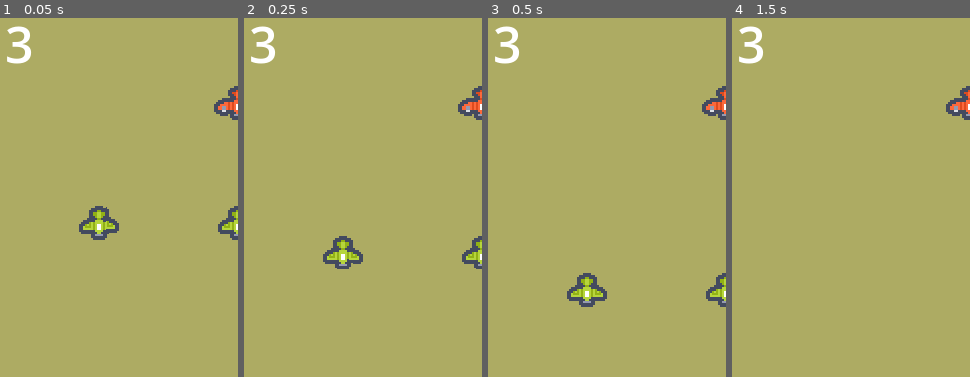
Above: before the commit, frames 1-4 (left to right).
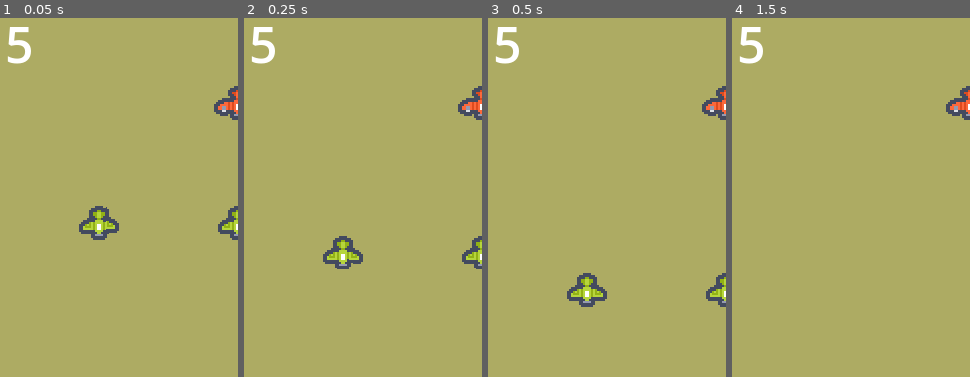
Above: after the commit, the same moments.

Repository: YuanSambo/Godot-ShootEmUp
Game: Godot game, scene res://world.tscn
Same seed, same stepped clock (60 frames per second), same inputs: the game is played once before the commit and once after it.
Inputs:
- Up to frame 1 (0.05 s): no input
- Up to frame 2 (0.25 s): no input
- Up to frame 3 (0.5 s): no input
- Up to frame 4 (1.5 s): hold D (right) 0.53-1.28 s; hold Space (fire) 0.53-1.28 s; hold S (down) from 1.28 s (still down); tap Space (fire) at 1.35 s
The pictures show only the part of the screen within x 0-50%, y 1-51%; the shares and areas given below are measured in that part.

The runs differ from the first frame. In frame 1, 0.3% of the frame differs, in the area x 2-14%, y 2-13%; in frame 2, 0.3%; in frame 3, 0.3%; in frame 4, 0.3%.

Commit message:
Initialize player health for health_ui

Diff:
--- a/world.gd
+++ b/world.gd
@@ -1,11 +1,16 @@
 extends Node
 
-@onready var health_ui = $CanvasLayer/HealthUI
+@export var player : Player
+@export var health_ui : Label
 
 func _ready():
 	# Set starting healthUI value
+	setup_ui()
 	Events.player_health_updated.connect(_update_health_ui)
 
+func setup_ui():
+	var player_health = player.health_component.health
+	_update_health_ui(player_health)
+
 func _update_health_ui(health : float ):
-	print("Health UI Updated")
 	health_ui.text = str(health)
--- a/world.tscn
+++ b/world.tscn
@@ -5,8 +5,10 @@
 [ext_resource type="PackedScene" uid="uid://w580qvc5vma0" path="res://BaseEnemy.tscn" id="3_rbwrh"]
 [ext_resource type="PackedScene" uid="uid://cdkrybonvy4wy" path="res://linear_enemy.tscn" id="4_raai3"]
 
-[node name="World" type="Node"]
+[node name="World" type="Node" node_paths=PackedStringArray("player", "health_ui")]
 script = ExtResource("1_upv7o")
+player = NodePath("Player")
+health_ui = NodePath("CanvasLayer/HealthUI")
 
 [node name="ColorRect" type="ColorRect" parent="."]
 anchors_preset = 15
